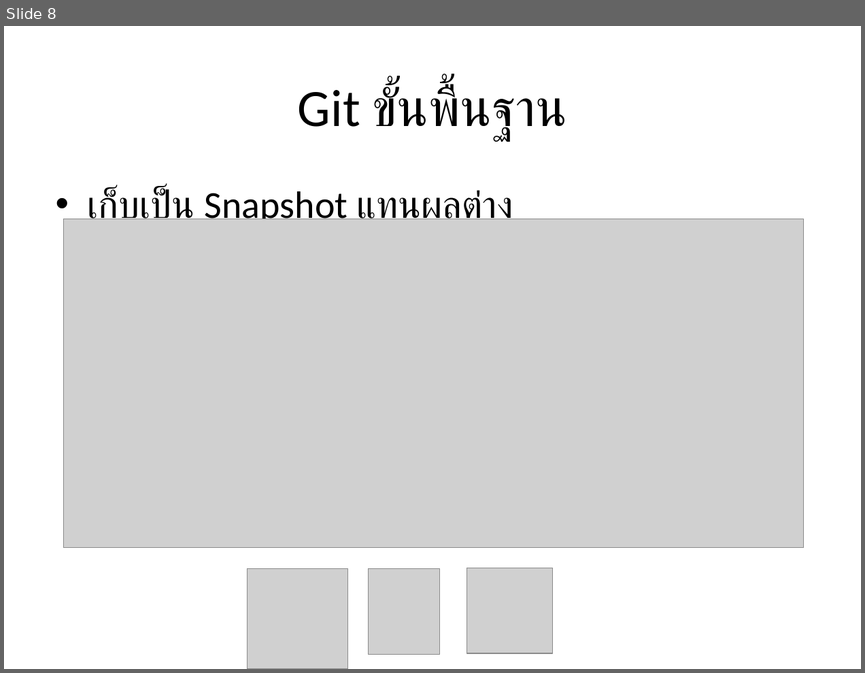
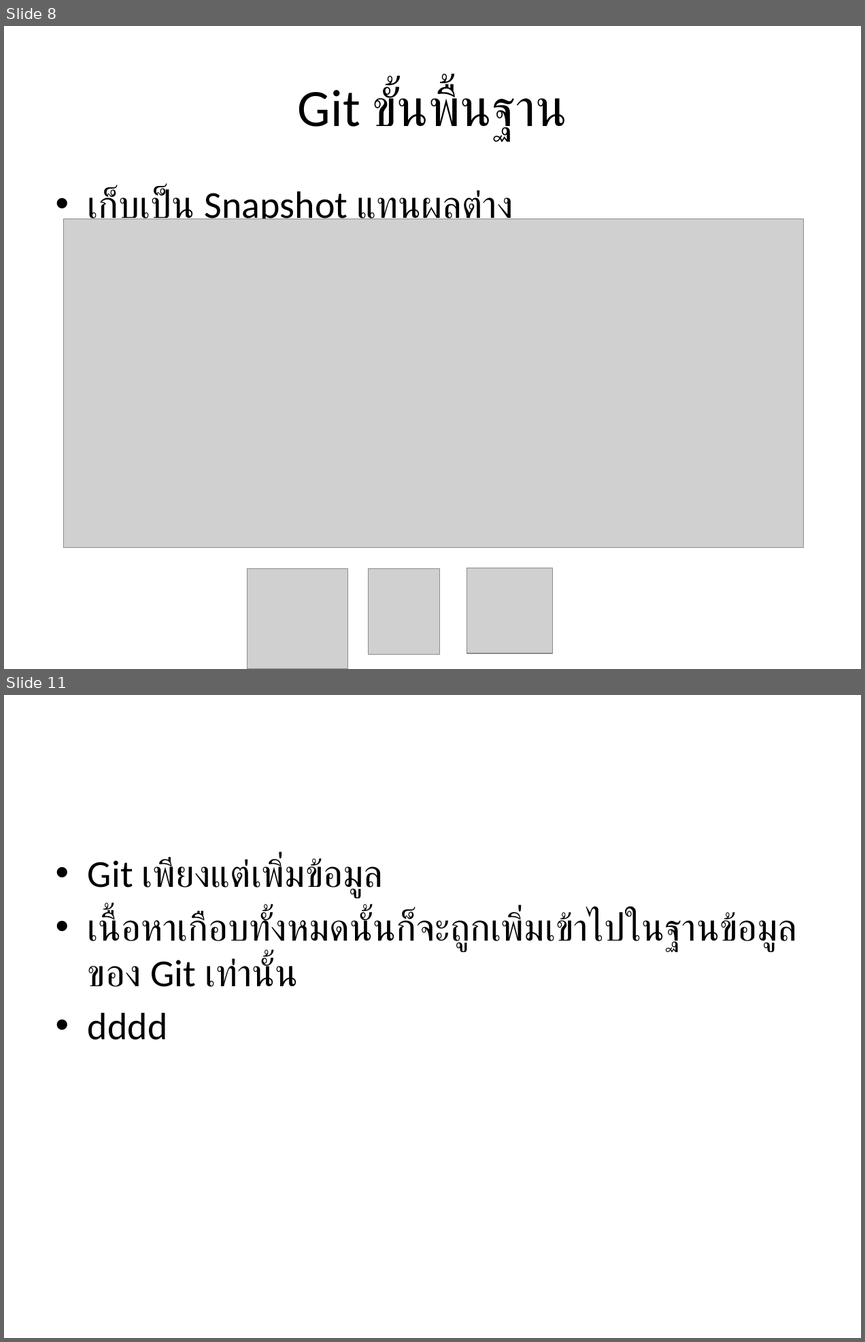
Before and after one commit to peerax/Presentation, a slide deck: git & versioncontrol.pptx. Shown one above the other, each under a label of ours: slide 8 before the commit, slides 8 and 11 after it; the slides between them are not shown. The pictures are 865x673 and 865x1342 pixels, drawn with LibreOffice and Linux fonts; fonts in the diff are those of the drawing; grey boxes stand for pictures. Boxes give left, top, right and bottom in pixels: in the first picture for what was removed or moved away, otherwise in the second. Text is boxed around its words. In the diff, an @@ line names an element or a change of style, - is before the commit and + after.

```diff
--- a/git & versioncontrol.pptx
+++ b/git & versioncontrol.pptx
@@ slide 11 added at <box>4,695,861,1338</box>, background #FFFFFF @@
@@ text added at <box>88,857,798,1040</box>, 32 pt, text #000000 @@
+• Git เพียงแต่เพิ่มข้อมูล
+• เนื้อหาเกือบทั้งหมดนั้นก็จะถูกเพิ่มเข้าไปในฐานข้อมูลของ Git เท่านั้น
+• dddd
```
Also in this commit, not shown: 1 slide changed, 1 other slide added.
